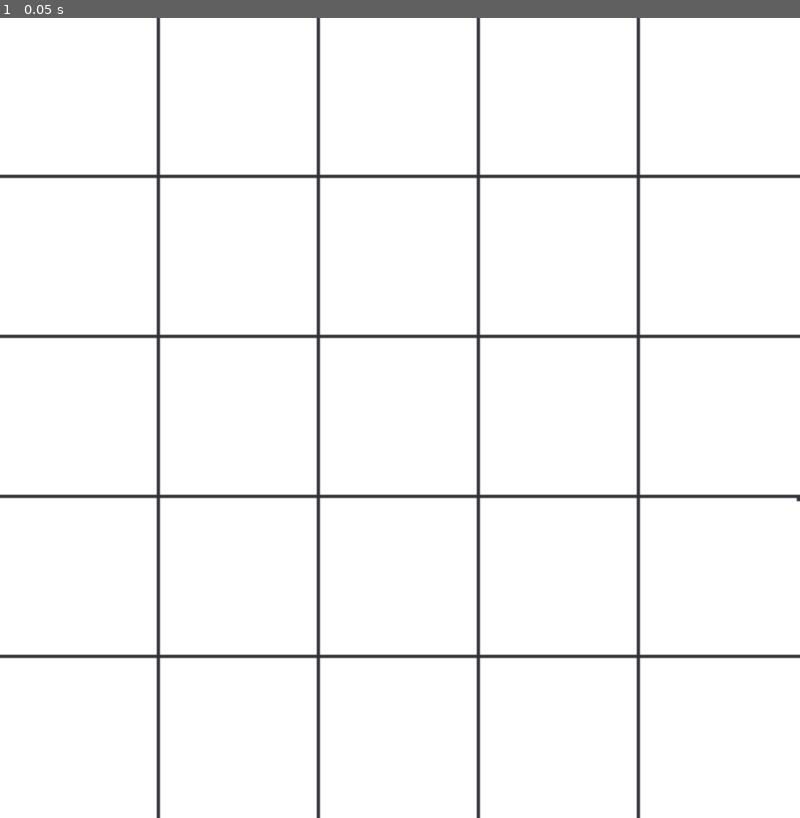
Above: before the commit, frame 1.
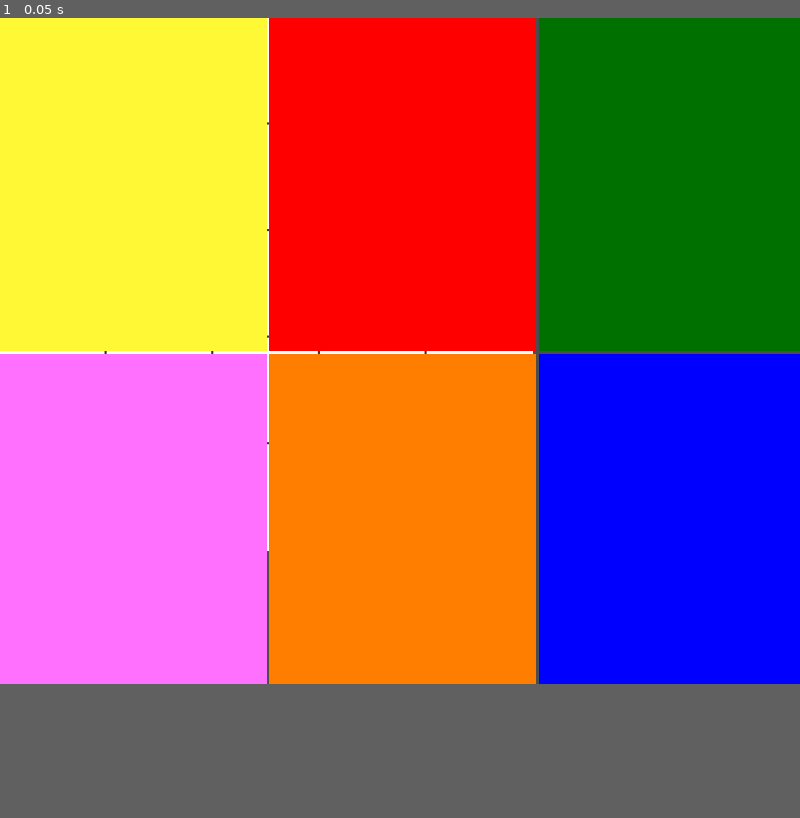
Above: after the commit, the same moment.

Repository: anthonyj-codestuff/gam-movie-bingo
Game: Godot game, scene res://main.tscn
The game is run twice, just before and just after one commit, with the same random seed, the same clock (stepped at 60 frames per second) and the same inputs. After the commit the project has no main scene; this scene is started directly in both runs.
Inputs:
- Up to frame 1 (0.05 s): no input
In our replay, the window is 800x800 before the commit and 800x666 after it. These sizes can differ from the game's own. Grey fills any space a smaller window leaves; there, only what the larger window draws over its background counts as a difference.

The runs differ from the first frame. In frame 1, 83% of the frame differs, in the area x 0-100%, y 0-100%.

Commit message:
adding test assets to mess with formatting

Diff:
--- /dev/null
+++ b/project/BingoGrid.gd
@@ -0,0 +1,11 @@
+extends GridContainer
+
+
+# Called when the node enters the scene tree for the first time.
+func _ready():
+	print(columns)
+
+
+# Called every frame. 'delta' is the elapsed time since the previous frame.
+func _process(delta):
+	pass
--- a/project/main.tscn
+++ b/project/main.tscn
@@ -1,6 +1,13 @@
-[gd_scene load_steps=2 format=3 uid="uid://buksg42wk3ks8"]
+[gd_scene load_steps=9 format=3 uid="uid://buksg42wk3ks8"]
 
 [ext_resource type="Texture2D" uid="uid://cxgnq8yhc45vs" path="res://assets/test_bg.png" id="1_dmqlr"]
+[ext_resource type="Script" path="res://BingoGrid.gd" id="2_dfj1a"]
+[ext_resource type="Texture2D" uid="uid://2fxw6skmw8u1" path="res://assets/1.png" id="3_l7ljh"]
+[ext_resource type="Texture2D" uid="uid://bds7t80ipybry" path="res://assets/5.png" id="4_ei06l"]
+[ext_resource type="Texture2D" uid="uid://dh3m1uo3j2dlj" path="res://assets/8.png" id="5_ri0eq"]
+[ext_resource type="Texture2D" uid="uid://c3sihmeq58tf6" path="res://assets/9.png" id="6_1atqb"]
+[ext_resource type="Texture2D" uid="uid://c527b5t5oukyu" path="res://assets/6.png" id="7_fr2xd"]
+[ext_resource type="Texture2D" uid="uid://dju6eqeyygyd4" path="res://assets/4.png" id="8_y0orq"]
 
 [node name="Main" type="Node2D"]
 
@@ -8,3 +15,38 @@
 position = Vector2(400, 400)
 scale = Vector2(1.6, 1.6)
 texture = ExtResource("1_dmqlr")
+
+[node name="Grid" type="Node2D" parent="."]
+
+[node name="GridContainer" type="GridContainer" parent="Grid"]
+offset_right = 1208.0
+offset_bottom = 1004.0
+columns = 3
+script = ExtResource("2_dfj1a")
+
+[node name="TextureRect" type="TextureRect" parent="Grid/GridContainer"]
+layout_mode = 2
+texture = ExtResource("3_l7ljh")
+stretch_mode = 4
+
+[node name="TextureRect2" type="TextureRect" parent="Grid/GridContainer"]
+layout_mode = 2
+texture = ExtResource("4_ei06l")
+
+[node name="TextureRect3" type="TextureRect" parent="Grid/GridContainer"]
+layout_mode = 2
+texture = ExtResource("5_ri0eq")
+
+[node name="TextureRect4" type="TextureRect" parent="Grid/GridContainer"]
+layout_mode = 2
+texture = ExtResource("6_1atqb")
+
+[node name="TextureRect5" type="TextureRect" parent="Grid/GridContainer"]
+layout_mode = 2
+texture = ExtResource("7_fr2xd")
+stretch_mode = 4
+
+[node name="TextureRect6" type="TextureRect" parent="Grid/GridContainer"]
+layout_mode = 2
+texture = ExtResource("8_y0orq")
+stretch_mode = 4
--- a/project/project.godot
+++ b/project/project.godot
@@ -11,14 +11,15 @@
 [application]
 
 config/name="Movie Bingo"
-run/main_scene="res://main.tscn"
+run/main_scene="res://menu.tscn"
 config/features=PackedStringArray("4.1", "GL Compatibility")
+boot_splash/bg_color=Color(0.47451, 0.854902, 0.988235, 1)
 config/icon="res://icon.svg"
 
 [display]
 
-window/size/viewport_width=800
-window/size/viewport_height=800
+window/size/viewport_width=1200
+window/size/viewport_height=1000
 window/stretch/mode="canvas_items"
 
 [rendering]
Binary file added: project/assets/1.png
Binary file added: project/assets/10.png
Binary file added: project/assets/11.png
Binary file added: project/assets/12.png
Binary file added: project/assets/13.png
Binary file added: project/assets/14.png
Binary file added: project/assets/15.png
Binary file added: project/assets/16.png
Binary file added: project/assets/17.png
Binary file added: project/assets/2.png
Binary file added: project/assets/3.png
Binary file added: project/assets/4.png
(and 5 more such lines)
